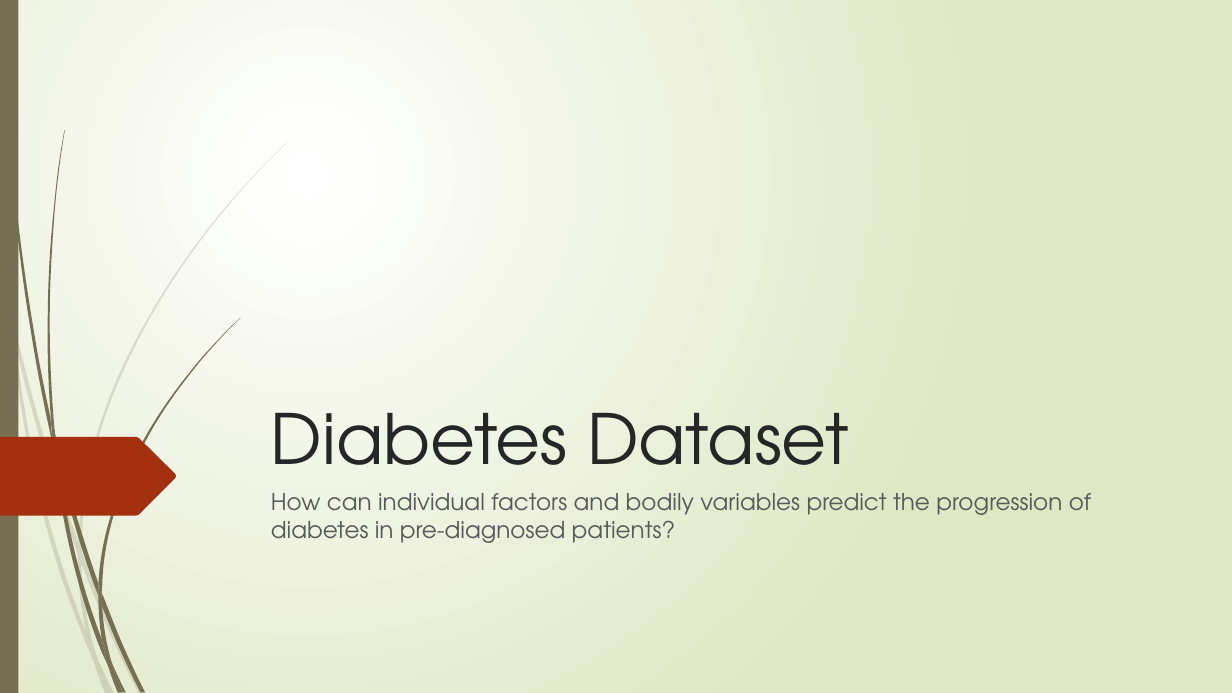
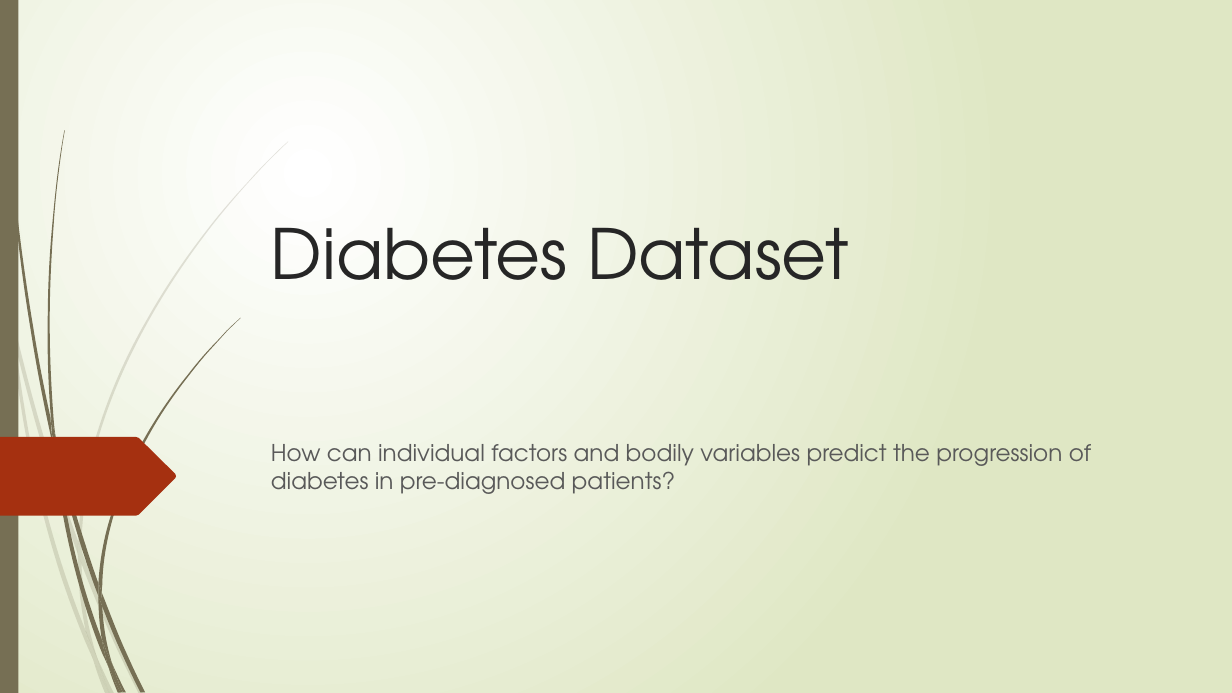
Before and after one commit to MarisaAlves/Project_Diabetes, a slide deck: slide 1 of Diabetes_Presentation.pptx. Drawn at 1232x693 pixels with LibreOffice and Linux fonts; fonts in the diff are those of the drawing. Boxes give left, top, right and bottom in pixels: in the first picture for what was removed or moved away, otherwise in the second. Text is boxed around its words. In the diff, an @@ line names an element or a change of style, - is before the commit and + after.

```diff
--- a/Diabetes_Presentation.pptx
+++ b/Diabetes_Presentation.pptx
@@ title "Diabetes Dataset" rewrapped from (x1=271, y1=412, x2=849, y2=496) to (x1=271, y1=227, x2=849, y2=280) @@
@@ subtitle "How can individual factors and ..." moved from (x1=271, y1=493, x2=1091, y2=543) to (x1=271, y1=444, x2=1091, y2=494) @@
```
Also in this commit, not shown: 3 other slides changed, 5 slides added, 2 slides removed.
